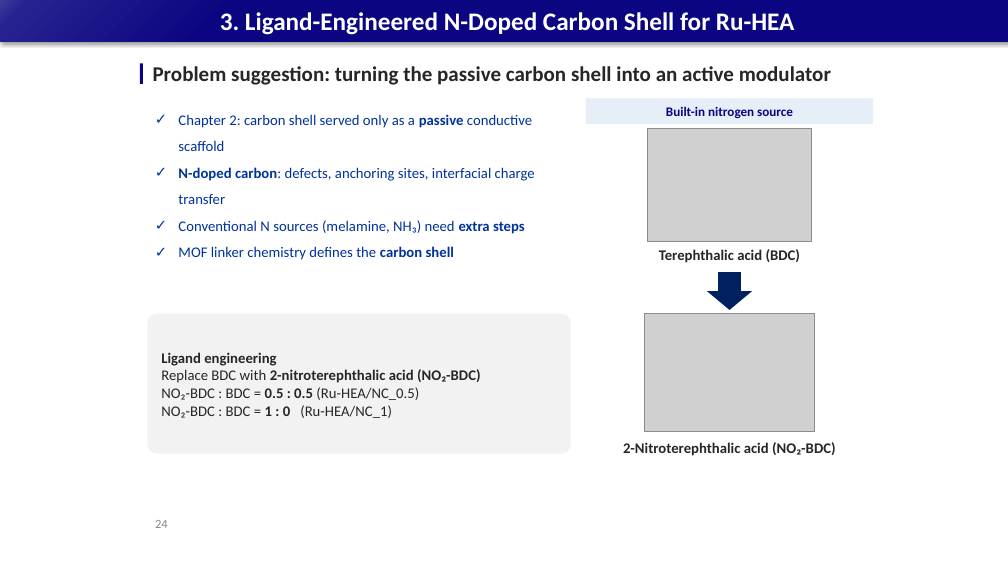
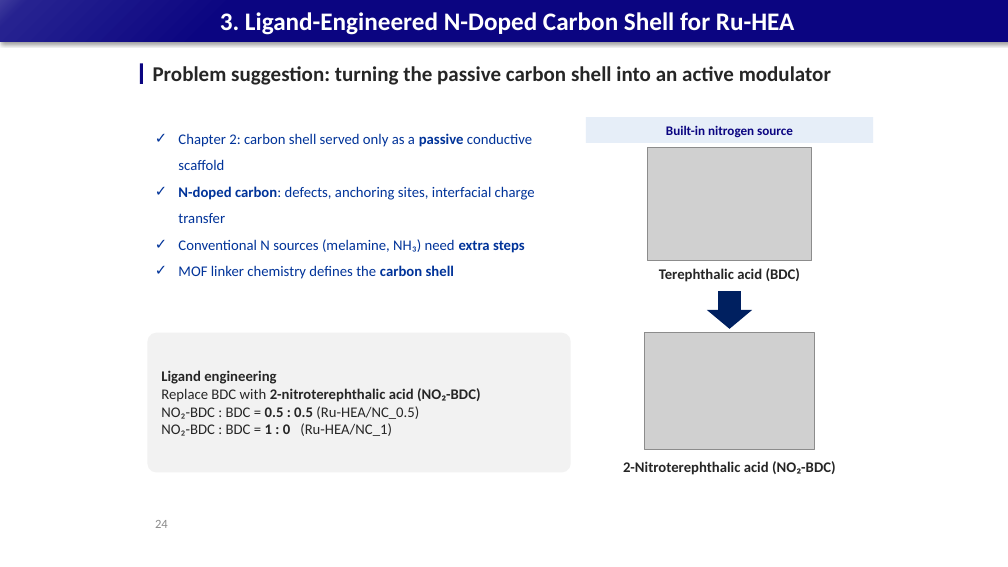
Before and after one commit to limsj0204/letter, a slide deck: slide 24 of 학위논문_디펜스_발표자료.pptx. Drawn at 1008x567 pixels with LibreOffice and Linux fonts; fonts in the diff are those of the drawing; grey boxes stand for pictures. Boxes give left, top, right and bottom in pixels: in the first picture for what was removed or moved away, otherwise in the second. Text is boxed around its words. In the diff, an @@ line names an element or a change of style, - is before the commit and + after.

```diff
--- a/학위논문_디펜스_발표자료.pptx
+++ b/학위논문_디펜스_발표자료.pptx
@@ 3 texts, 2 pictures, 1 rounded rectangle, 1 rectangle, 1 down arrow: place and size @@
-3 texts, 2 pictures, 1 rounded rectangle, 1 rectangle, 1 down arrow at box(147, 98, 873, 456)
+3 texts, 2 pictures, 1 rounded rectangle, 1 rectangle, 1 down arrow at box(147, 117, 873, 475)
```
Also in this commit, not shown: 31 other slides changed.
